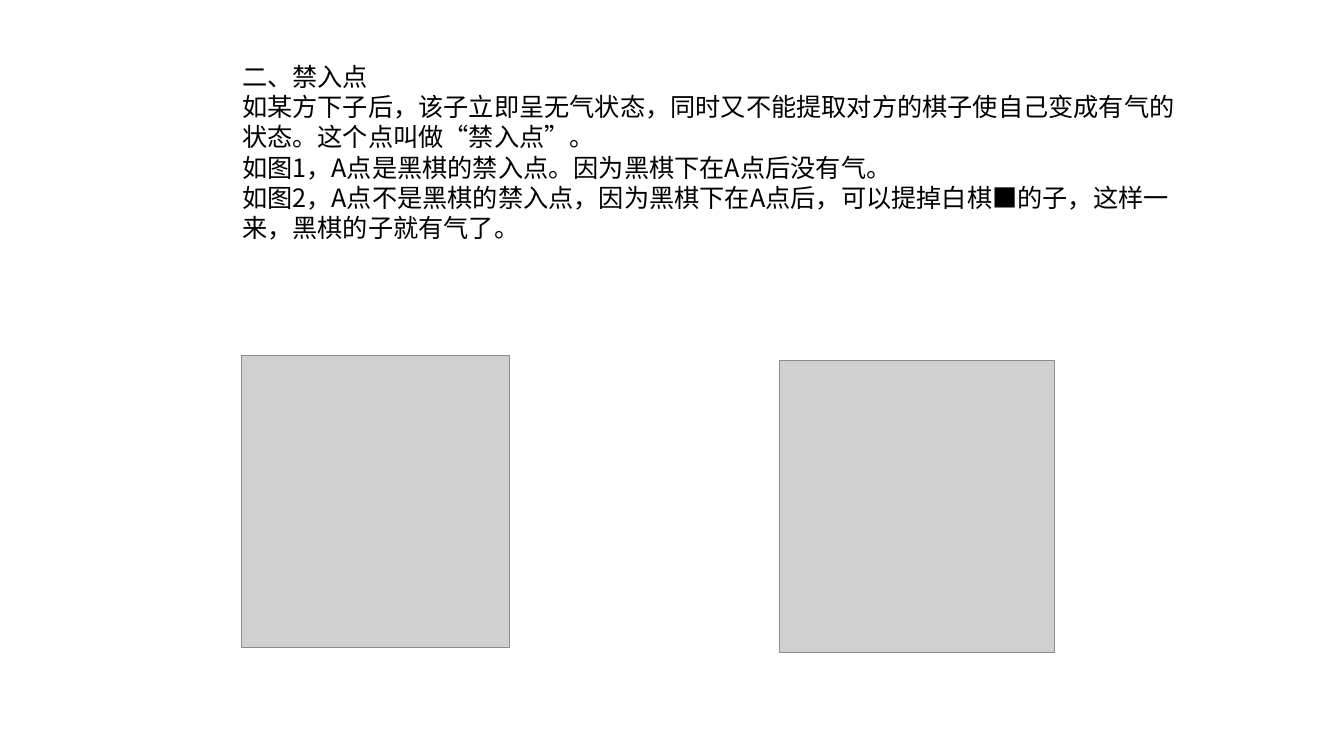
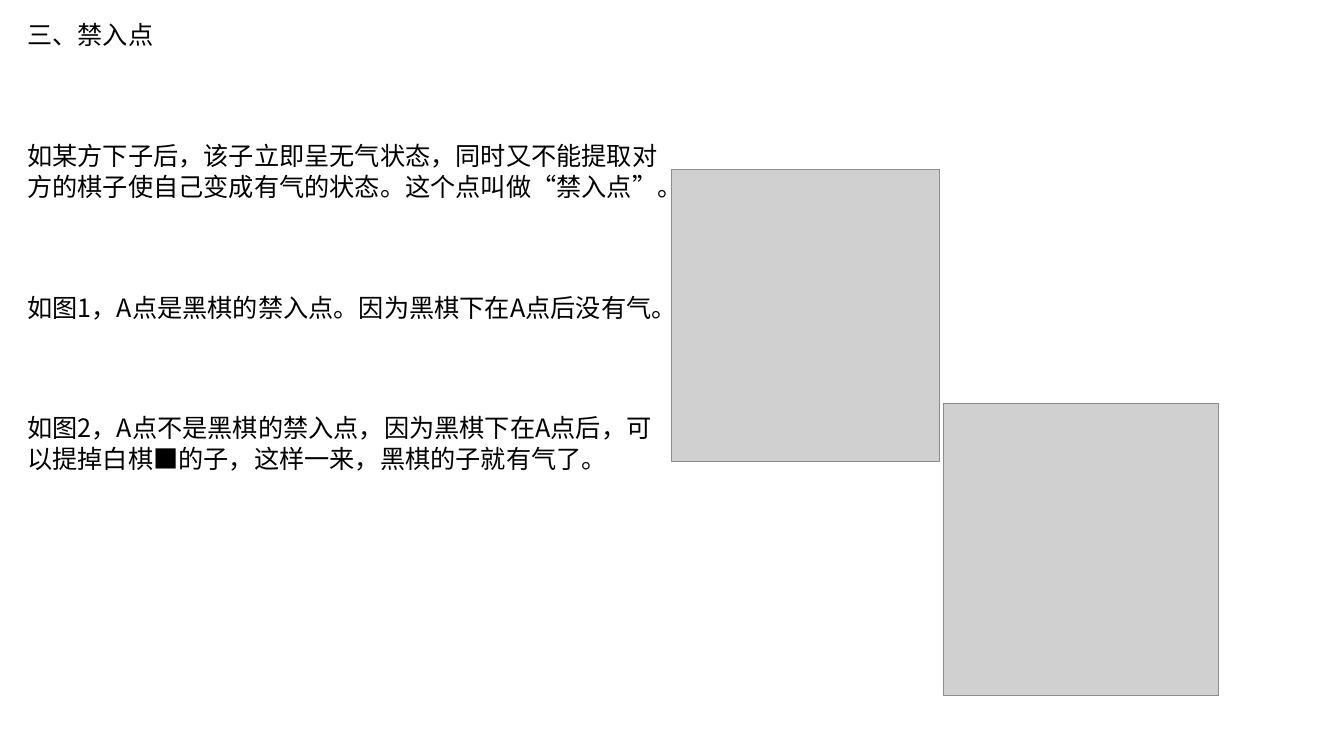
Before and after one commit to GeorgeWang2000/3D_chess_education, a slide deck: slide 5 of document/围棋.pptx (slide 4 before the commit). Drawn at 1344x756 pixels with LibreOffice and Linux fonts; fonts in the diff are those of the drawing; grey boxes stand for pictures. Boxes give left, top, right and bottom in pixels: in the first picture for what was removed or moved away, otherwise in the second. Text is boxed around its words. In the diff, an @@ line names an element or a change of style, - is before the commit and + after.

```diff
--- a/document/围棋.pptx
+++ b/document/围棋.pptx
@@ text "三、禁入点": place and size @@
-text "三、禁入点" at (242, 64, 1174, 240)
+text "三、禁入点" at (27, 22, 682, 471)
@@ text at (27, 22, 153, 46): text changed @@
-二、禁入点
+三、禁入点
@@ picture: place and size @@
-picture at (242, 356, 509, 647)
+picture at (673, 169, 940, 461)
@@ picture: place and size @@
-picture at (779, 361, 1055, 652)
+picture at (944, 404, 1219, 696)
```
Also in this commit, not shown: 2 other slides changed, 4 slides added, 3 other files.
